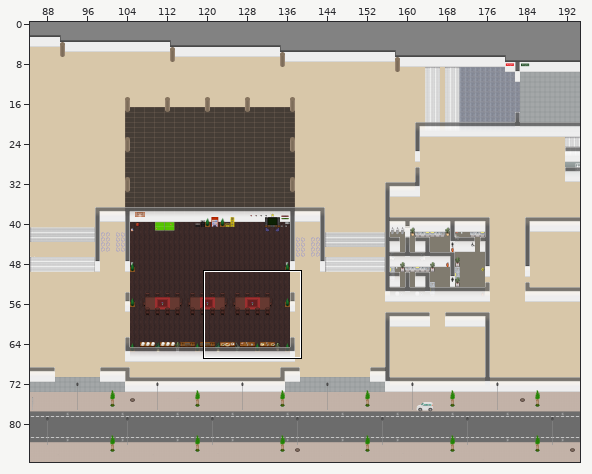
A Tiled map (JSON) gets an edit: maps/empty.json. Above: a wide view before the commit, with the close-up outlined.
Close-up. First the earlier version:
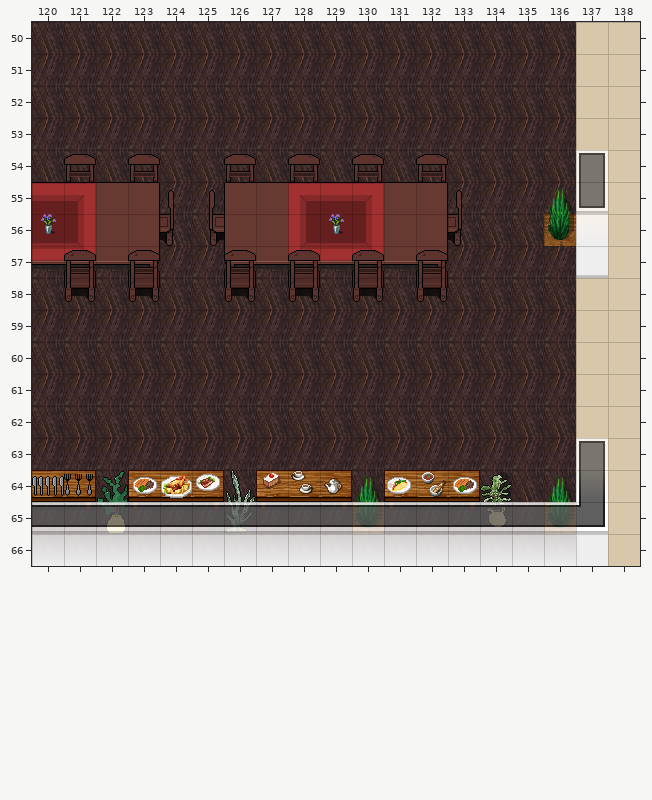
Cells are 32x32 px. Shown: x 120..138, y 50..66. The commit also changed other parts of the map, which this record leaves out. Tiles whose own drawing changed are shown in their newer look in all pictures.
After the commit:
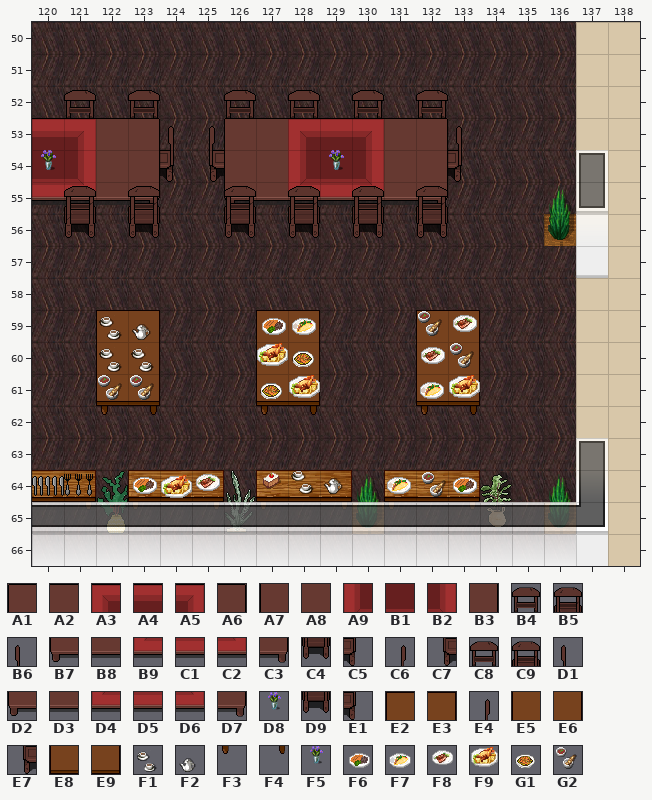
Key: from "pausenraum": A1 147, A2 148, A3 149, A4 150, A5 151, A6 153, A7 168, A8 169, A9 170, B1 171, B2 172, B3 174, B4 182, B5 184, B6 187, B7 189, B8 190, B9 191, C1 192, C2 193, C3 195, C4 205, C5 208, C6 226, C7 247, C8 262, C9 264, D1 267, D2 279, D3 280, D4 281, D5 282, D6 283, D7 285, D8 293, D9 295, E1 298, E2 304, E3 305, E4 326, E5 335, E6 336, E7 357, E8 366, E9 367, F1 369, F2 370, F3 397, F4 398, F5 423, F6 426, F7 427, F8 429, F9 430, G1 488, G2 493.
__ is an empty cell, ## one hidden under a higher layer.
Difference:
Layer "map_decals_0":
y 52: x 121 __ -> C8; x 123 __ -> C8; x 126 __ -> C8; x 128 __ -> C8; x 130 __ -> C8; x 132 __ -> C8
y 53: x 124..125 __ __ -> D1 E4; x 133 __ -> D1
y 54: x 121 B4 -> __; x 123..126 B4 __ __ B4 -> ## E1 E7 ##; x 128 B4 -> __; x 130 B4 -> __; x 132..133 B4 __ -> ## E1
y 55: x 121 ## -> __; x 123..126 ## B6 C6 ## -> __ __ __ __; x 128 ## -> __; x 130 ## -> __; x 132..133 ## B6 -> __ __
y 56: x 123..126 ## C5 C7 ## -> __ __ __ __; x 132..133 ## C5 -> __ __
y 60: x 122..123 __ __ -> E5 E6; x 127..128 __ __ -> E5 E6; x 132..133 __ __ -> E5 E6
y 61: x 122..123 __ __ -> E8 E9; x 127..128 __ __ -> E8 E9; x 132..133 __ __ -> E8 E9
y 62: x 122..123 __ __ -> F3 F4; x 127..128 __ __ -> F3 F4; x 132..133 __ __ -> F3 F4
Layer "map_decals_1":
y 54: x 120..123 __ __ __ __ -> B1 B2 A8 B3; x 126..132 __ __ __ __ __ __ __ -> A7 A8 A9 B1 B2 A8 B3
y 55: x 120..123 __ __ __ __ -> D5 D6 D3 D7; x 126..132 __ __ __ __ __ __ __ -> D2 D3 D4 D5 D6 D3 D7
y 56: x 120..123 B1 B2 A8 B3 -> __ __ __ __; x 126..132 A7 A8 A9 B1 B2 A8 B3 -> __ __ __ __ __ __ __
y 57: x 120..123 C1 C2 B8 C3 -> __ __ __ __; x 126..132 B7 B8 B9 C1 C2 B8 C3 -> __ __ __ __ __ __ __
y 60: x 122..123 __ __ -> F1 F1; x 127..128 __ __ -> F9 G1; x 132..133 __ __ -> F8 G2
y 61: x 122..123 __ __ -> G2 G2; x 127..128 __ __ -> G1 F9; x 132..133 __ __ -> F7 F9
Layer "map_decals_2":
y 55: x 121 __ -> C9; x 123 __ -> C9; x 126 __ -> C9; x 128 __ -> C9; x 130 __ -> C9; x 132 __ -> C9
y 56: x 121 __ -> D9; x 123 __ -> D9; x 126 __ -> D9; x 128 __ -> D9; x 130 __ -> D9; x 132 __ -> D9
y 57: x 121 B5 -> __; x 123 B5 -> __; x 126 B5 -> __; x 128 B5 -> __; x 130 B5 -> __; x 132 B5 -> __
y 58: x 121 C4 -> __; x 123 C4 -> __; x 126 C4 -> __; x 128 C4 -> __; x 130 C4 -> __; x 132 C4 -> __
Layer "map_decals_above_player_0":
y 53: x 120..123 __ __ __ __ -> A4 A5 A2 A6; x 126..132 __ __ __ __ __ __ __ -> A1 A2 A3 A4 A5 A2 A6
y 54: x 120 __ -> F5; x 129 __ -> F5
y 55: x 120..123 A4 A5 A2 A6 -> __ __ __ __; x 126..132 A1 A2 A3 A4 A5 A2 A6 -> __ __ __ __ __ __ __
y 56: x 120 D8 -> __; x 129 D8 -> __
y 59: x 122..123 __ __ -> E2 E3; x 127..128 __ __ -> E2 E3; x 132..133 __ __ -> E2 E3
Layer "map_decals_above_player_1":
y 59: x 122..123 __ __ -> F1 F2; x 127..128 __ __ -> F6 F7; x 132..133 __ __ -> G2 F8
Boxes around the changes in both close-ups, in picture pixels (x1, y1, x2, y2):
changed: (32, 90, 480, 415)
